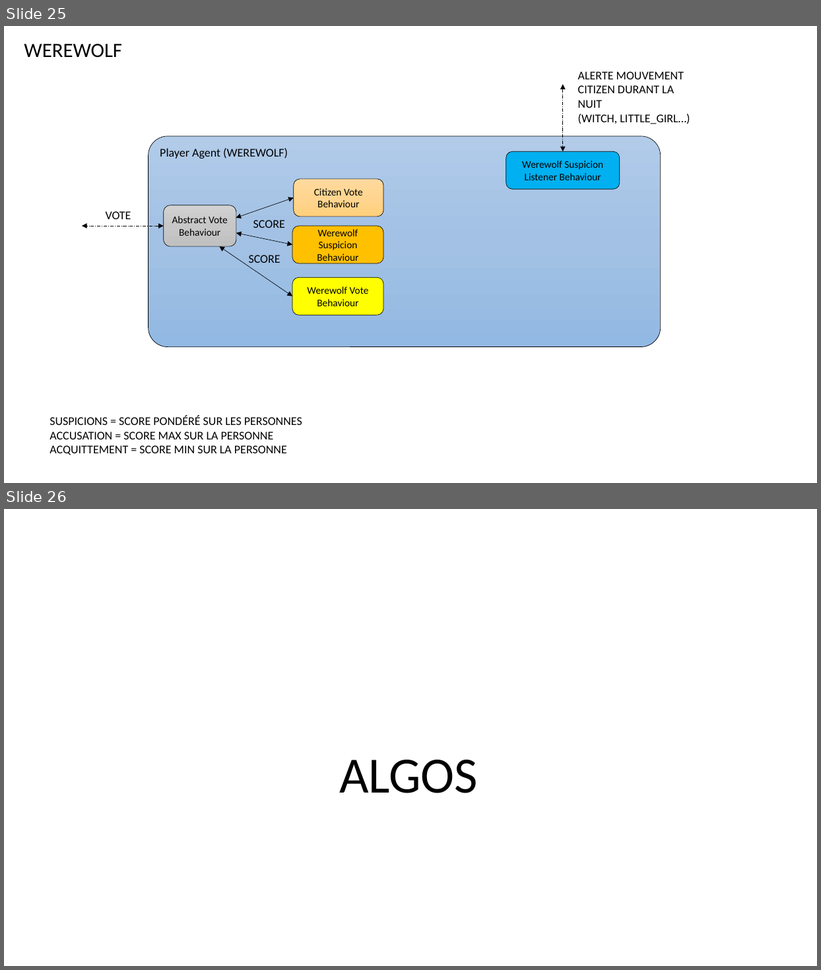
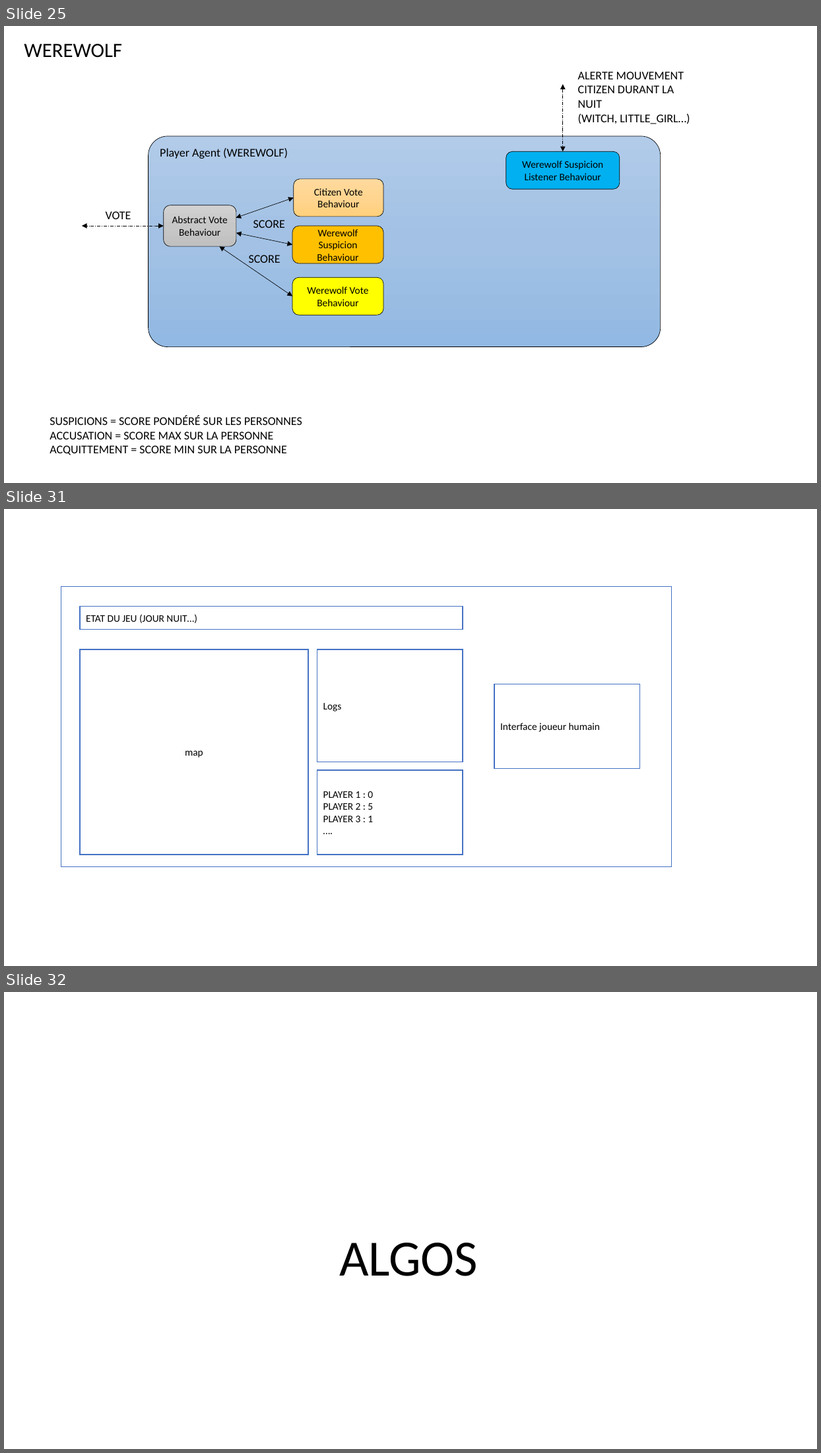
Before and after one commit to konamdav/Loup-Garou, a slide deck: README.pptx. Shown one above the other, each under a label of ours: slides 25 and 26 before the commit, slides 25, 31 and 32 after it; the slides between them are not shown. The pictures are 821x970 and 821x1453 pixels, drawn with LibreOffice and Linux fonts; fonts in the diff are those of the drawing. Boxes give left, top, right and bottom in pixels: in the first picture for what was removed or moved away, otherwise in the second. Text is boxed around its words. In the diff, an @@ line names an element or a change of style, - is before the commit and + after.

```diff
--- a/README.pptx
+++ b/README.pptx
@@ slide 31 added at [4, 509, 817, 966], background #FFFFFF @@
@@ rounded rectangle added at [61, 586, 672, 867], fill #FFFFFF, outline #4472C4 1 pt @@
@@ rounded rectangle added at [80, 607, 463, 630], fill #FFFFFF, outline #4472C4 1 pt, 12 pt, text #000000 @@
+ETAT DU JEU (JOUR NUIT…)
@@ rounded rectangle added at [80, 650, 308, 855], fill #FFFFFF, outline #4472C4 1 pt, 12 pt, text #000000 @@
+map
@@ rounded rectangle added at [318, 650, 463, 762], fill #FFFFFF, outline #4472C4 1 pt, 12 pt, text #000000 @@
+Logs
@@ rounded rectangle added at [494, 685, 640, 769], fill #FFFFFF, outline #4472C4 1 pt, 12 pt, text #000000 @@
+Interface joueur humain
@@ rounded rectangle added at [318, 770, 463, 855], fill #FFFFFF, outline #4472C4 1 pt, 12 pt, text #000000 @@
+PLAYER 1 : 0
+PLAYER 2 : 5
+PLAYER 3 : 1
+….
@@ what was slide 26 is now slide 32 @@
```
Also in this commit, not shown: 5 other slides added.
